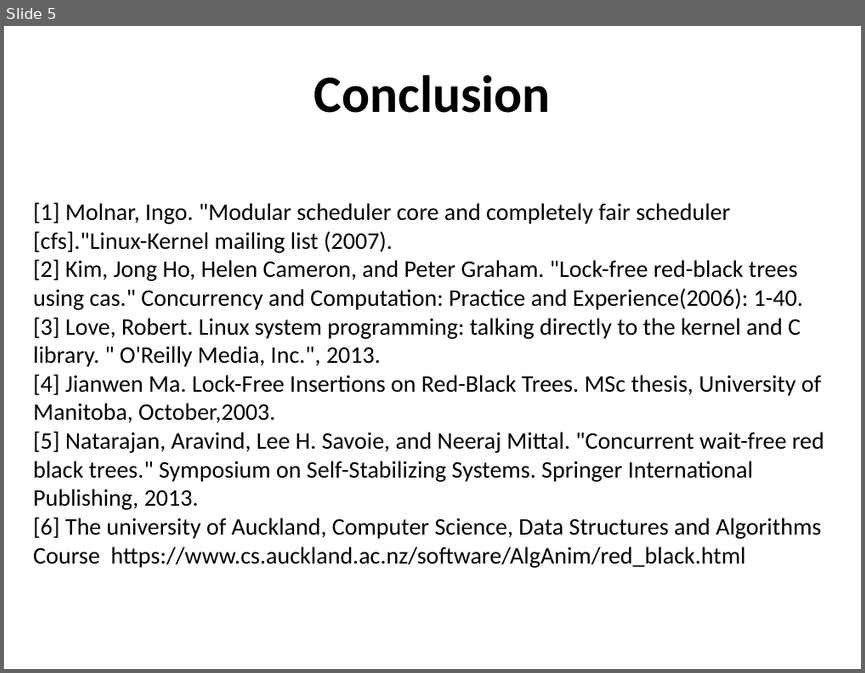
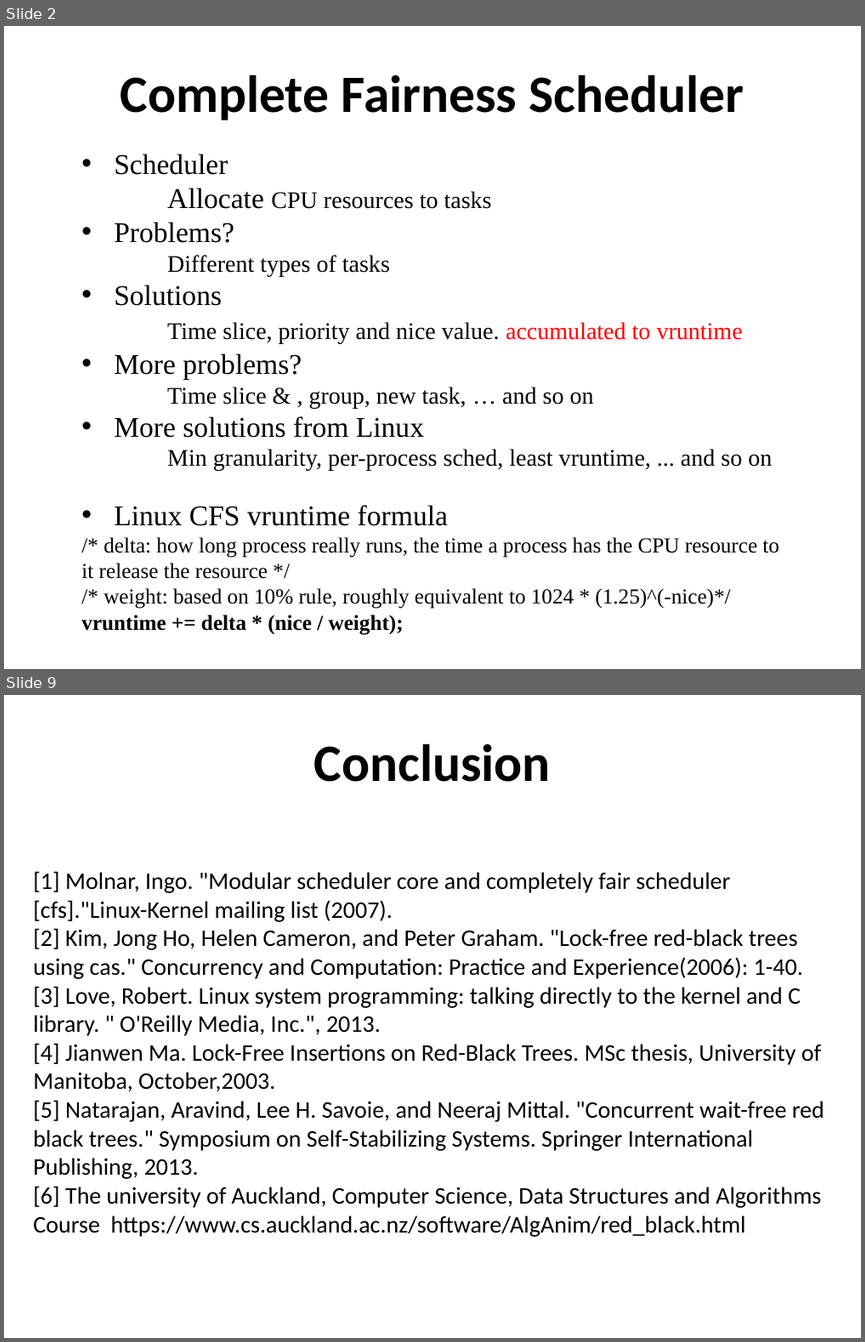
Before and after one commit to caomincan/CFSLockFreeRBTree, a slide deck: MPP_final_ppt_Jack_ppt.pptx. Shown one above the other, each under a label of ours: slide 5 before the commit, slides 2 and 9 after it; the slides between them are not shown. The pictures are 865x673 and 865x1342 pixels, drawn with LibreOffice and Linux fonts; fonts in the diff are those of the drawing; background and template pictures are left out. Boxes give left, top, right and bottom in pixels: in the first picture for what was removed or moved away, otherwise in the second. Text is boxed around its words. In the diff, an @@ line names an element or a change of style, - is before the commit and + after.

```diff
--- a/MPP_final_ppt_Jack_ppt.pptx
+++ b/MPP_final_ppt_Jack_ppt.pptx
@@ slide 2 added at bbox=[4, 26, 861, 669], background #FFFFFF @@
@@ text added at bbox=[120, 74, 744, 120], 44 pt, text #000000, bold @@
+Complete Fairness Scheduler
@@ text added at bbox=[81, 154, 779, 635], 18 pt, text #000000 @@
+• Scheduler
+  Allocate CPU resources to tasks
+• Problems?
+  Different types of tasks
+• Solutions
+  Time slice, priority and nice value. accumulated to vruntime
+• More problems?
+  Time slice & , group, new task, … and so on
+• More solutions from Linux
+Min granularity, per-process sched, least vruntime, ... and so on
+• Linux CFS vruntime formula
+/* delta: how long process really runs, the time a process has the CPU resource to it release the resource */
+/* weight: based on 10% rule, roughly equivalent to 1024 * (1.25)^(-nice)*/
+vruntime += delta * (nice / weight);
@@ what was slide 5 is now slide 9 @@
```
Also in this commit, not shown: 3 slides changed, 4 other slides added, 1 slide removed.
